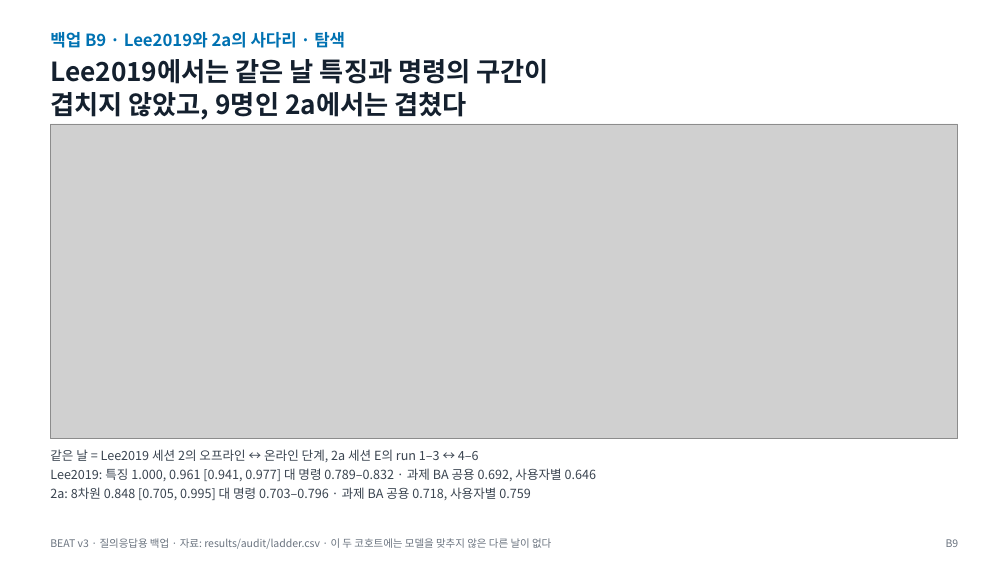
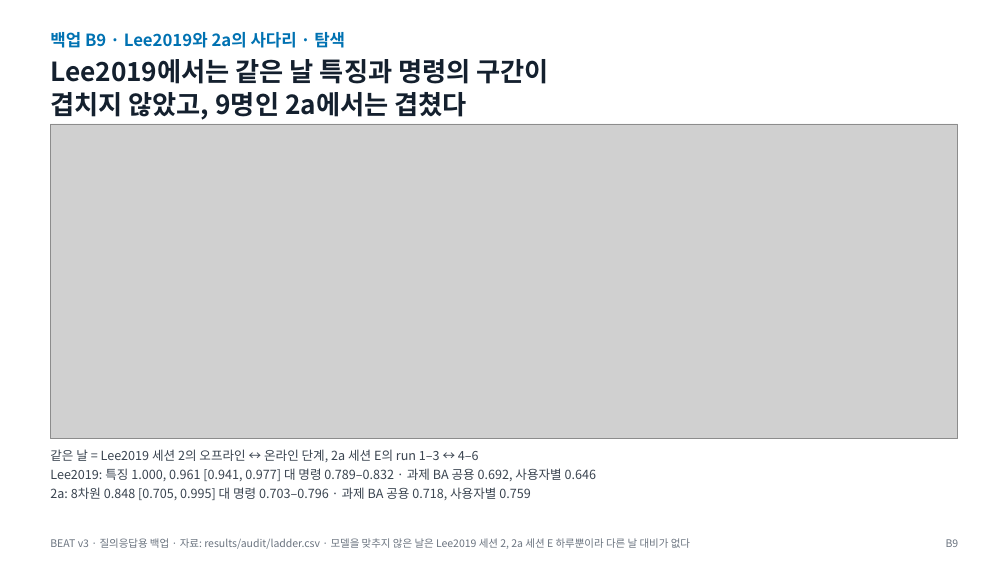
Before and after one commit to gigalove6783-pixel/beat-eeg-privacy, a slide deck: slide 22 of presentation/BEAT_v3_talk.pptx. Drawn at 1008x567 pixels with LibreOffice and Linux fonts; fonts in the diff are those of the drawing; grey boxes stand for pictures. Boxes give left, top, right and bottom in pixels: in the first picture for what was removed or moved away, otherwise in the second. Text is boxed around its words. In the diff, an @@ line names an element or a change of style, - is before the commit and + after.

Commit message:
Final review repairs: the evaluated attackers also see each trial's task cue (stated in README, report, explainer, deck, demo and results README; an attacker without cues was not measured); guard flags at k = 1 on calibration-day comparisons and non-detection on 2a's command rungs reported; coverage, sequential bound, Cllr_min, contrast tiers, ISO/EER and comparator descriptions corrected; registry extended (501 entries, 2313 occurrences); deck regenerated

```diff
--- a/presentation/BEAT_v3_talk.pptx
+++ b/presentation/BEAT_v3_talk.pptx
@@ text at box(50, 538, 690, 549): text changed @@
-BEAT v3 · 질의응답용 백업 · 자료: results/audit/ladder.csv · 이 두 코호트에는 모델을 맞추지 않은 다른 날이 없다
+BEAT v3 · 질의응답용 백업 · 자료: results/audit/ladder.csv · 모델을 맞추지 않은 날은 Lee2019 세션 2, 2a 세션 E 하루뿐이라 다른 날 대비가 없다
```
Also in this commit, not shown: 9 other slides changed, 12 other files.
